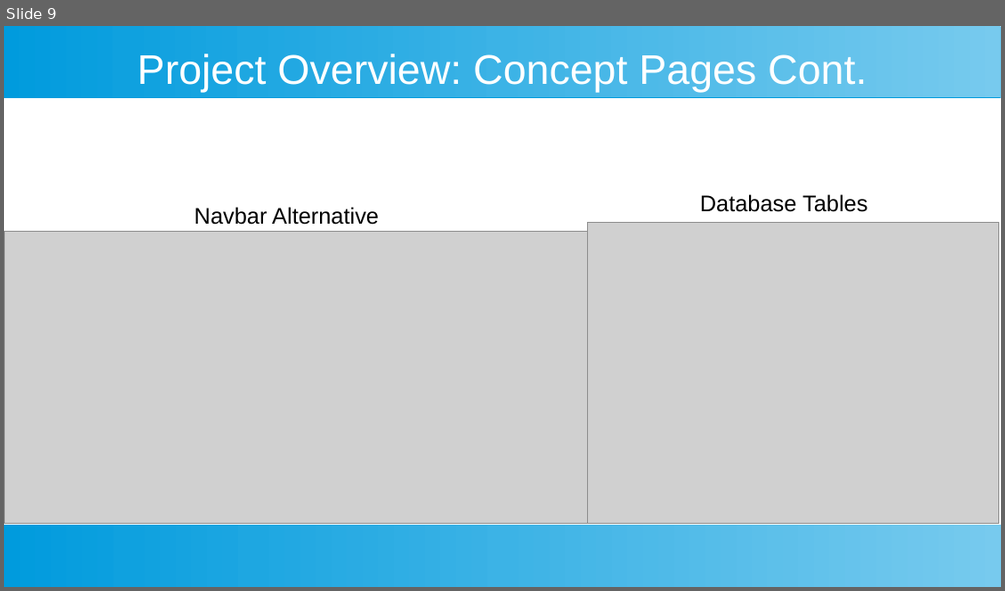
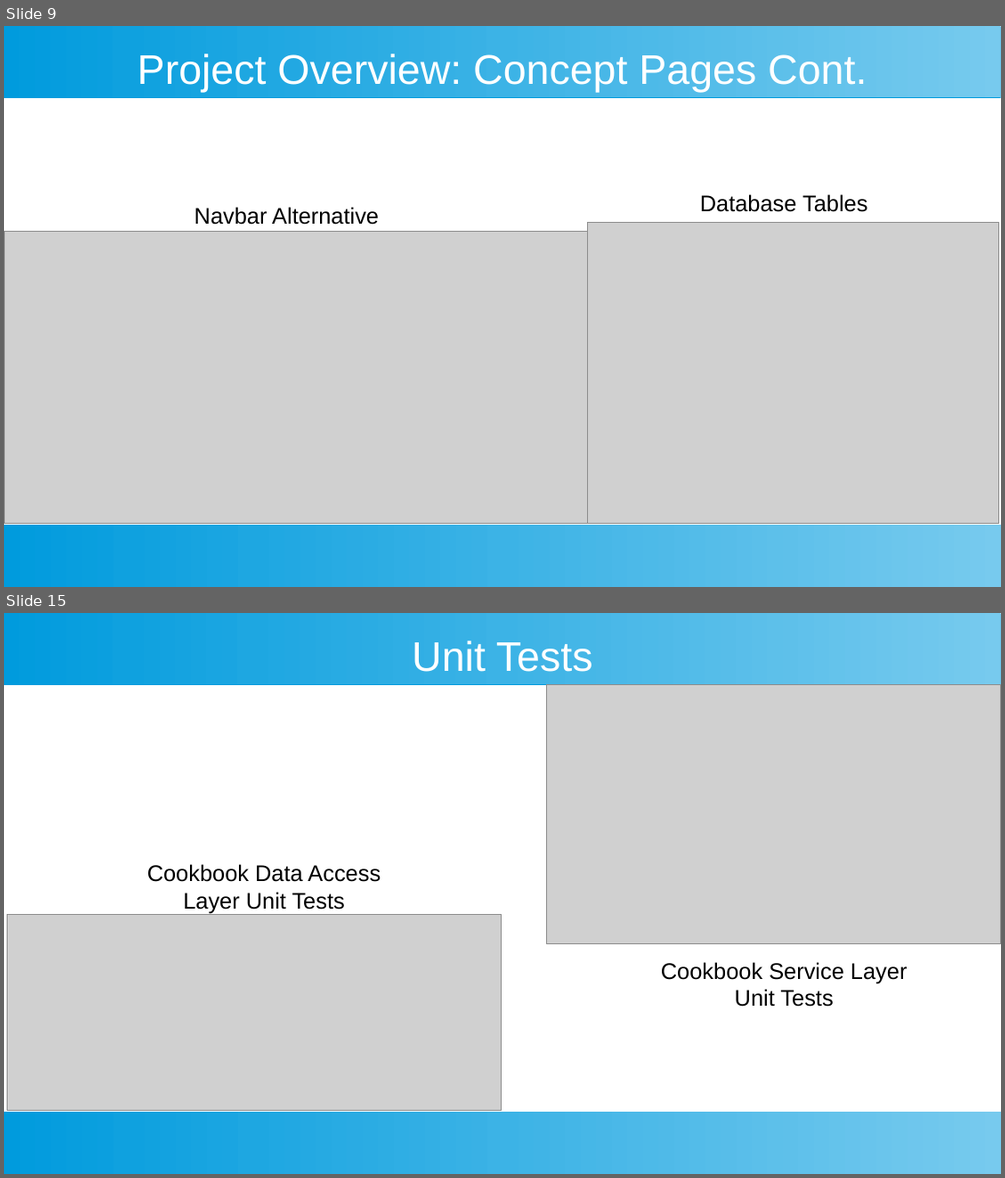
Before and after one commit to cookbook-com/cookbook, a slide deck: Presentation.odp. Shown one above the other, each under a label of ours: slide 9 before the commit, slides 9 and 15 after it; the slides between them are not shown. The pictures are 1005x591 and 1005x1178 pixels, drawn with LibreOffice and Linux fonts; fonts in the diff are those of the drawing; grey boxes stand for pictures. Boxes give left, top, right and bottom in pixels: in the first picture for what was removed or moved away, otherwise in the second. Text is boxed around its words. In the diff, an @@ line names an element or a change of style, - is before the commit and + after.

```diff
--- a/Presentation.odp
+++ b/Presentation.odp
@@ slide 15 added at box(4, 613, 1001, 1174), background #FFFFFF; not listed: 2 template elements that a slide beside it also shows @@
@@ title added at box(412, 641, 593, 672), 33 pt, text #FFFFFF @@
+Unit Tests
@@ picture added at box(547, 684, 1001, 944) @@
@@ text added at box(147, 864, 380, 913), 18 pt, text #000000 @@
+Cookbook Data Access Layer Unit Tests
@@ picture added at box(8, 914, 502, 1111) @@
@@ text added at box(661, 962, 907, 1006), 18 pt, text #000000 @@
+Cookbook Service Layer Unit Tests
```
Also in this commit, not shown: 8 other slides added, 2 other files.
